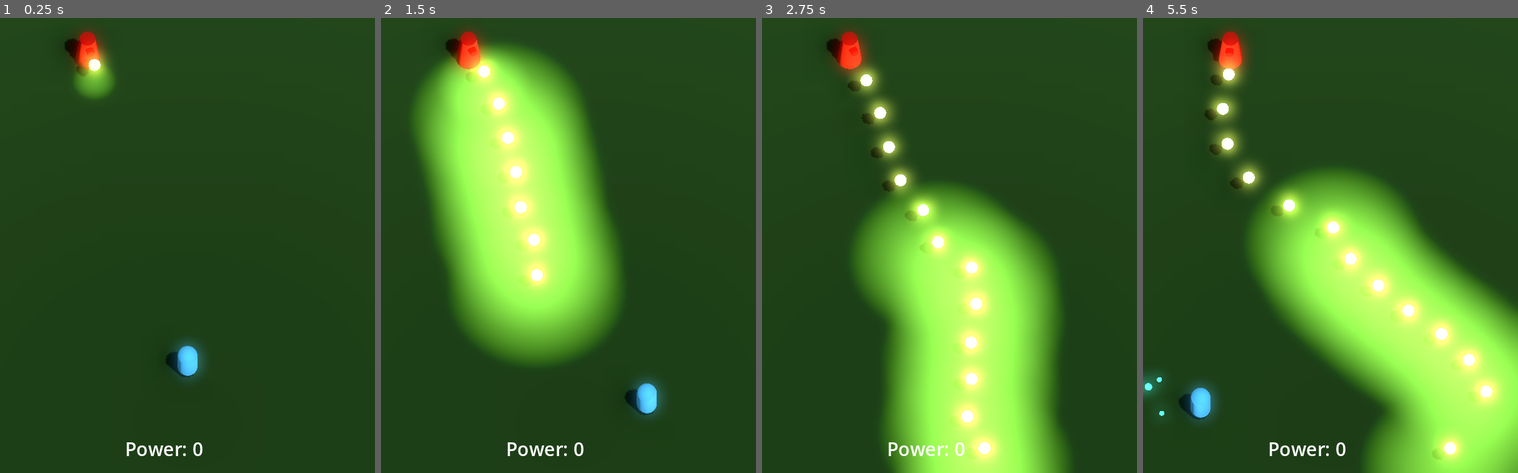
Above: before the commit, frames 1-4 (left to right).
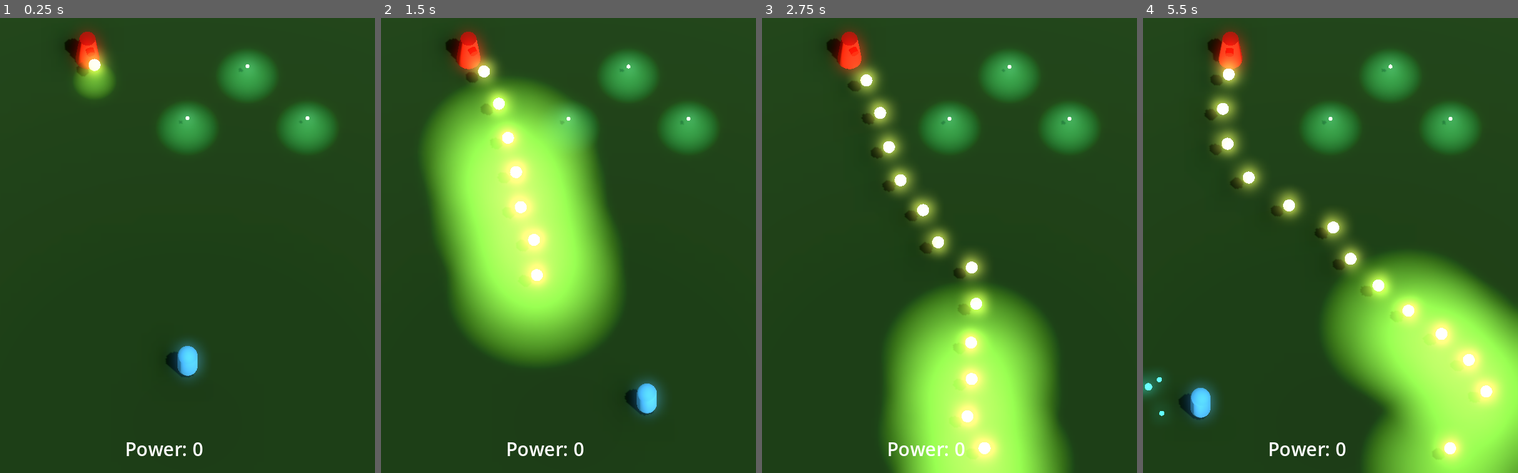
Above: after the commit, the same moments.

Repository: JackEvans24/bullet-absorb
Game: Godot game, scene res://scenes/main.tscn
The game is run twice, just before and just after one commit, with the same random seed, the same clock (stepped at 60 frames per second) and the same inputs.
Inputs:
- Up to frame 1 (0.25 s): no input
- Up to frame 2 (1.5 s): hold Right (move_right) 0.53-1.28 s; hold J (absorb) 0.53-1.28 s; hold Down (move_back) from 1.28 s (still down); tap J (absorb) at 1.35 s
- Up to frame 3 (2.75 s): release Down (move_back) at 2.03 s; hold Right (move_right) from 2.03 s (still down); hold J (absorb) from 2.03 s (still down)
- Up to frame 4 (5.5 s): release Right (move_right) at 2.78 s; release J (absorb) at 2.78 s; hold Up (move_forward) 2.78-3.53 s; tap J (absorb) at 2.85, 4.35 s; hold J (absorb) 3.53-4.28 s; hold Left (move_left) 3.53-5.03 s; hold Down (move_back) from 5.03 s (still down); hold J (absorb) from 5.03 s (still down)

The runs differ from the first frame. In frame 1, 4.0% of the frame differs, in the area x 42-90%, y 7-30%; in frame 2, 11%; in frame 3, 20%, in the area x 24-90%, y 7-76%; in frame 4, 20%.

Commit message:
feat: move absorb trigger from bullet destroy to power collision

Diff:
--- a/prefabs/player.tscn
+++ b/prefabs/player.tscn
@@ -13,6 +13,10 @@
 
 [sub_resource type="SphereShape3D" id="SphereShape3D_4kfv7"]
 radius = 5.0
+
+[sub_resource type="CapsuleShape3D" id="CapsuleShape3D_sdjtx"]
+radius = 0.4
+height = 1.8
 
 [sub_resource type="SphereMesh" id="SphereMesh_epkrr"]
 material = ExtResource("4_poddg")
@@ -56,17 +60,26 @@
 absorb_cooldown = 0.9
 mesh_display_time = 0.1
 
+[node name="DestroyArea" type="Area3D" parent="Absorb"]
+collision_layer = 0
+collision_mask = 4
+monitorable = false
+
+[node name="CollisionShape3D" type="CollisionShape3D" parent="Absorb/DestroyArea"]
+shape = SubResource("SphereShape3D_4kfv7")
+
 [node name="AbsorbArea" type="Area3D" parent="Absorb"]
 collision_layer = 0
-collision_mask = 4
+collision_mask = 8
+monitorable = false
 
 [node name="CollisionShape3D" type="CollisionShape3D" parent="Absorb/AbsorbArea"]
-shape = SubResource("SphereShape3D_4kfv7")
+shape = SubResource("CapsuleShape3D_sdjtx")
 
 [node name="AbsorbMesh" type="MeshInstance3D" parent="Absorb"]
 visible = false
 mesh = SubResource("SphereMesh_epkrr")
-skeleton = NodePath("../AbsorbArea")
+skeleton = NodePath("../DestroyArea")
 
 [node name="AbsorbParticles" type="GPUParticles3D" parent="Absorb"]
 emitting = false
--- a/prefabs/power_ball.tscn
+++ b/prefabs/power_ball.tscn
@@ -1,15 +1,10 @@
-[gd_scene load_steps=7 format=3 uid="uid://cm1wj0vbe4wn8"]
+[gd_scene load_steps=8 format=3 uid="uid://cm1wj0vbe4wn8"]
 
 [ext_resource type="Script" path="res://scripts/power_ball.gd" id="1_nwg2l"]
 [ext_resource type="Material" uid="uid://cby3cclkw40gu" path="res://materials/power.tres" id="2_netkk"]
 
 [sub_resource type="SphereMesh" id="SphereMesh_6vkiy"]
 material = ExtResource("2_netkk")
-radius = 0.1
-height = 0.2
-
-[sub_resource type="SphereShape3D" id="SphereShape3D_8p8c6"]
-radius = 0.3
 
 [sub_resource type="Animation" id="Animation_41a3g"]
 resource_name = "default"
@@ -33,15 +28,19 @@
 "default": SubResource("Animation_41a3g")
 }
 
-[node name="Power" type="Area3D" groups=["bullet"]]
-collision_layer = 8
-collision_mask = 2
-monitorable = false
+[sub_resource type="SphereShape3D" id="SphereShape3D_8p8c6"]
+radius = 5.0
+
+[sub_resource type="SphereShape3D" id="SphereShape3D_crqyd"]
+radius = 0.1
+
+[node name="Power" type="Node3D" groups=["bullet"]]
 script = ExtResource("1_nwg2l")
 max_speed = 3.0
-acceleration = 0.3
+acceleration = 0.5
 
 [node name="MeshInstance3D" type="MeshInstance3D" parent="."]
+transform = Transform3D(0.2, 0, 0, 0, 0.2, 0, 0, 0, 0.2, 0, 0, 0)
 mesh = SubResource("SphereMesh_6vkiy")
 
 [node name="BulletLight" type="OmniLight3D" parent="."]
@@ -50,12 +49,24 @@
 omni_range = 2.0
 omni_attenuation = 0.435275
 
-[node name="CollisionShape3D" type="CollisionShape3D" parent="."]
-transform = Transform3D(20, 0, 0, 0, 20, 0, 0, 0, 20, 0, 0, 0)
-shape = SubResource("SphereShape3D_8p8c6")
-
 [node name="AnimationPlayer" type="AnimationPlayer" parent="."]
 libraries = {
 "": SubResource("AnimationLibrary_52ggg")
 }
 autoplay = "default"
+
+[node name="PlayerAttractionArea" type="Area3D" parent="."]
+collision_layer = 0
+collision_mask = 2
+monitorable = false
+
+[node name="CollisionShape3D" type="CollisionShape3D" parent="PlayerAttractionArea"]
+shape = SubResource("SphereShape3D_8p8c6")
+
+[node name="PlayerCollisionArea" type="Area3D" parent="."]
+collision_layer = 8
+collision_mask = 0
+monitoring = false
+
+[node name="CollisionShape3D" type="CollisionShape3D" parent="PlayerCollisionArea"]
+shape = SubResource("SphereShape3D_crqyd")
--- a/scenes/main.tscn
+++ b/scenes/main.tscn
@@ -1,9 +1,10 @@
-[gd_scene load_steps=11 format=3 uid="uid://ccgpc6v5lruew"]
+[gd_scene load_steps=12 format=3 uid="uid://ccgpc6v5lruew"]
 
 [ext_resource type="PackedScene" uid="uid://c3tj0pdcum4wd" path="res://prefabs/player.tscn" id="1_e5x1h"]
 [ext_resource type="Script" path="res://scripts/main.gd" id="1_rtjol"]
 [ext_resource type="PackedScene" uid="uid://bhxrs6pph350t" path="res://scenes/hud.tscn" id="2_bqahq"]
 [ext_resource type="PackedScene" uid="uid://bj8n5y46nf5wq" path="res://prefabs/turret.tscn" id="3_5441h"]
+[ext_resource type="PackedScene" uid="uid://cm1wj0vbe4wn8" path="res://prefabs/power_ball.tscn" id="5_axmlc"]
 
 [sub_resource type="StandardMaterial3D" id="StandardMaterial3D_r1hrq"]
 albedo_color = Color(0.36875, 0.59, 0.3245, 1)
@@ -88,3 +89,12 @@
 
 [node name="WorldEnvironment" type="WorldEnvironment" parent="."]
 environment = SubResource("Environment_v60oa")
+
+[node name="Power" parent="." instance=ExtResource("5_axmlc")]
+transform = Transform3D(1, 0, 0, 0, 1, 0, 0, 0, 1, 0, 1, -9)
+
+[node name="Power2" parent="." instance=ExtResource("5_axmlc")]
+transform = Transform3D(1, 0, 0, 0, 1, 0, 0, 0, 1, 3, 1, -12)
+
+[node name="Power3" parent="." instance=ExtResource("5_axmlc")]
+transform = Transform3D(1, 0, 0, 0, 1, 0, 0, 0, 1, 6, 1, -9)
--- a/scripts/bullet.gd
+++ b/scripts/bullet.gd
@@ -25,13 +25,13 @@
 func _on_screen_exited():
 	queue_free()
 
-func absorb():
-	call_deferred("create_power")
+func destroy():
+	call_deferred("handle_destruction")
 
-func create_power():
+func handle_destruction():
 	var power = power_scene.instantiate()
+	get_tree().root.add_child(power)
+
 	power.global_position = global_position
 
-	get_tree().root.add_child(power)
-
 	queue_free()
--- a/scripts/player/absorb.gd
+++ b/scripts/player/absorb.gd
@@ -9,13 +9,17 @@
 @export var absorb_cooldown = 0.5
 @export var mesh_display_time = 0.2
 
-@onready var area: Area3D = $AbsorbArea
+@onready var destoy_area: Area3D = $DestroyArea
+@onready var absorb_area: Area3D = $AbsorbArea
 @onready var mesh: MeshInstance3D = $AbsorbMesh
 @onready var particles: GPUParticles3D = $AbsorbParticles
 
 var is_absorb_started = false
 var is_absorbing = false
 var current_windup_time = 0.0
+
+func _ready():
+	absorb_area.area_entered.connect(absorb_power)
 
 func _process(delta):
 	if is_absorb_started:
@@ -41,10 +45,10 @@
 func trigger_absorb():
 	is_absorbing = true
 
-	var overlapping_areas: Array[Area3D] = area.get_overlapping_areas()
+	var overlapping_areas: Array[Area3D] = destoy_area.get_overlapping_areas()
 	for overlapping_area in overlapping_areas:
 		if overlapping_area.is_in_group('bullet'):
-			absorb_bullet(overlapping_area)
+			destroy_bullet(overlapping_area)
 
 	await display_mesh()
 	await handle_cooldown()
@@ -66,10 +70,13 @@
 	particles.emitting = enabled
 	particles.visible = enabled
 
-func absorb_bullet(bullet_area: Area3D):
+func destroy_bullet(bullet_area: Area3D):
 	var bullet = type_convert(bullet_area, typeof(Bullet))
-	bullet.absorb()
+	bullet.destroy()
 
+func absorb_power(area: Area3D):
+	print("AREA ENTERED")
+	(area.get_parent() as PowerBall).call_deferred("queue_free")
 	bullet_absorbed.emit()
 
 func handle_cooldown():
--- a/scripts/power_ball.gd
+++ b/scripts/power_ball.gd
@@ -1,5 +1,5 @@
 class_name PowerBall
-extends Area3D
+extends Node3D
 
 @export var max_speed = 5.0
 @export var acceleration = 0.1
@@ -7,8 +7,10 @@
 var player: Node3D = null
 var current_speed = 0.0
 
+@onready var attraction_area = $PlayerAttractionArea
+
 func _ready():
-	body_entered.connect(_on_body_entered)
+	attraction_area.body_entered.connect(_on_body_entered)
 
 func _physics_process(delta):
 	if player == null:
Not shown: 1 places in prefabs/player.tscn that only renumber resources
